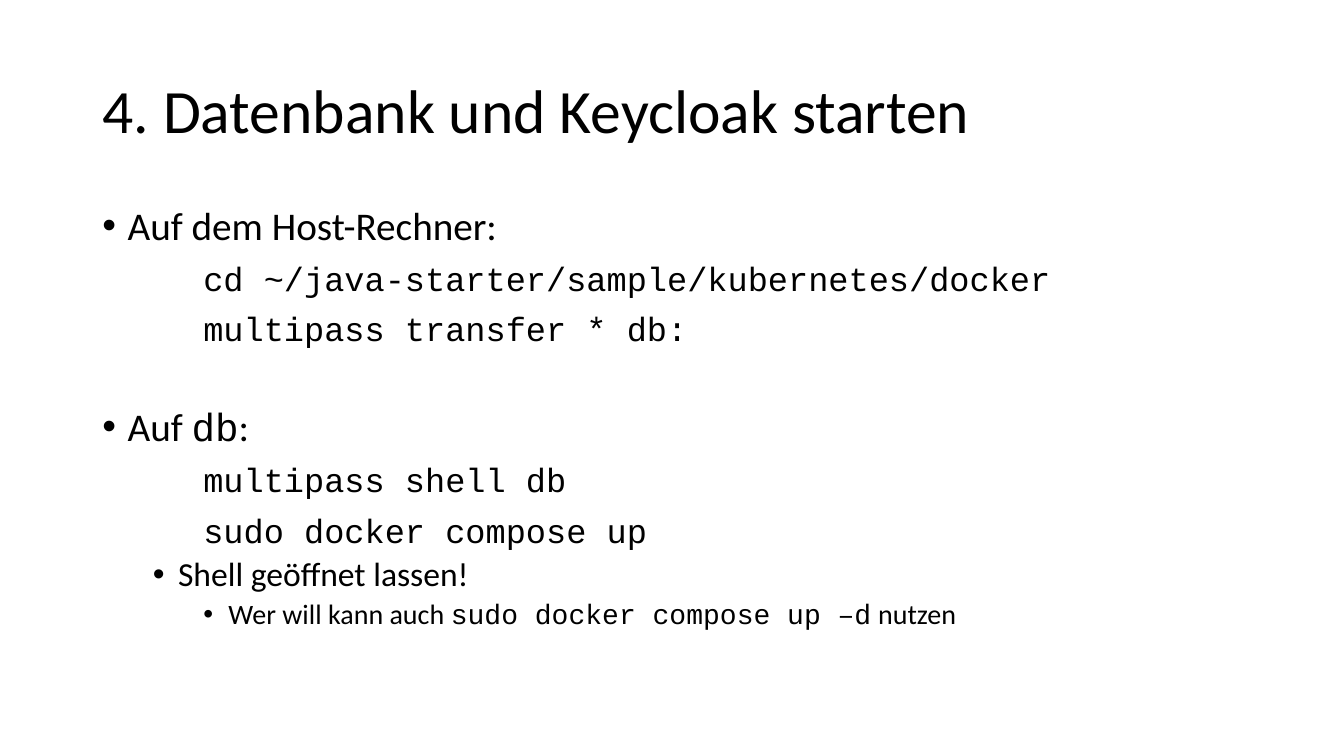
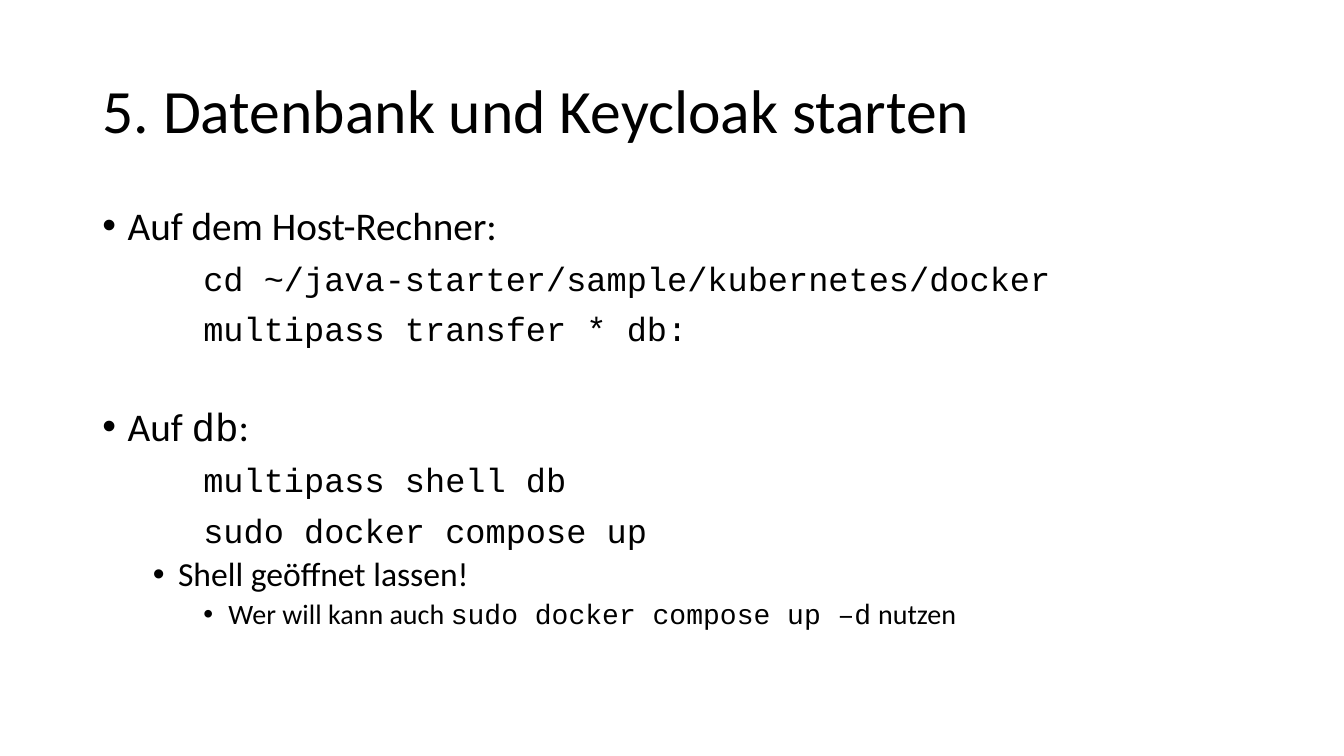
Before and after one commit to igeldo/PR4-SoSe23, a slide deck: slide 8 of sample/kubernetes/Bring your own device - Teil 2.pptx (slide 7 before the commit). Drawn at 1344x756 pixels with LibreOffice and Linux fonts; fonts in the diff are those of the drawing. Boxes give left, top, right and bottom in pixels: in the first picture for what was removed or moved away, otherwise in the second. Text is boxed around its words. In the diff, an @@ line names an element or a change of style, - is before the commit and + after.

```diff
--- a/sample/kubernetes/Bring your own device - Teil 2.pptx
+++ b/sample/kubernetes/Bring your own device - Teil 2.pptx
@@ title at (x1=102, y1=90, x2=969, y2=143): text changed @@
-4. Datenbank und Keycloak starten
+5. Datenbank und Keycloak starten
```
Also in this commit, not shown: 7 other slides changed, 1 slide added, 1 other file.
